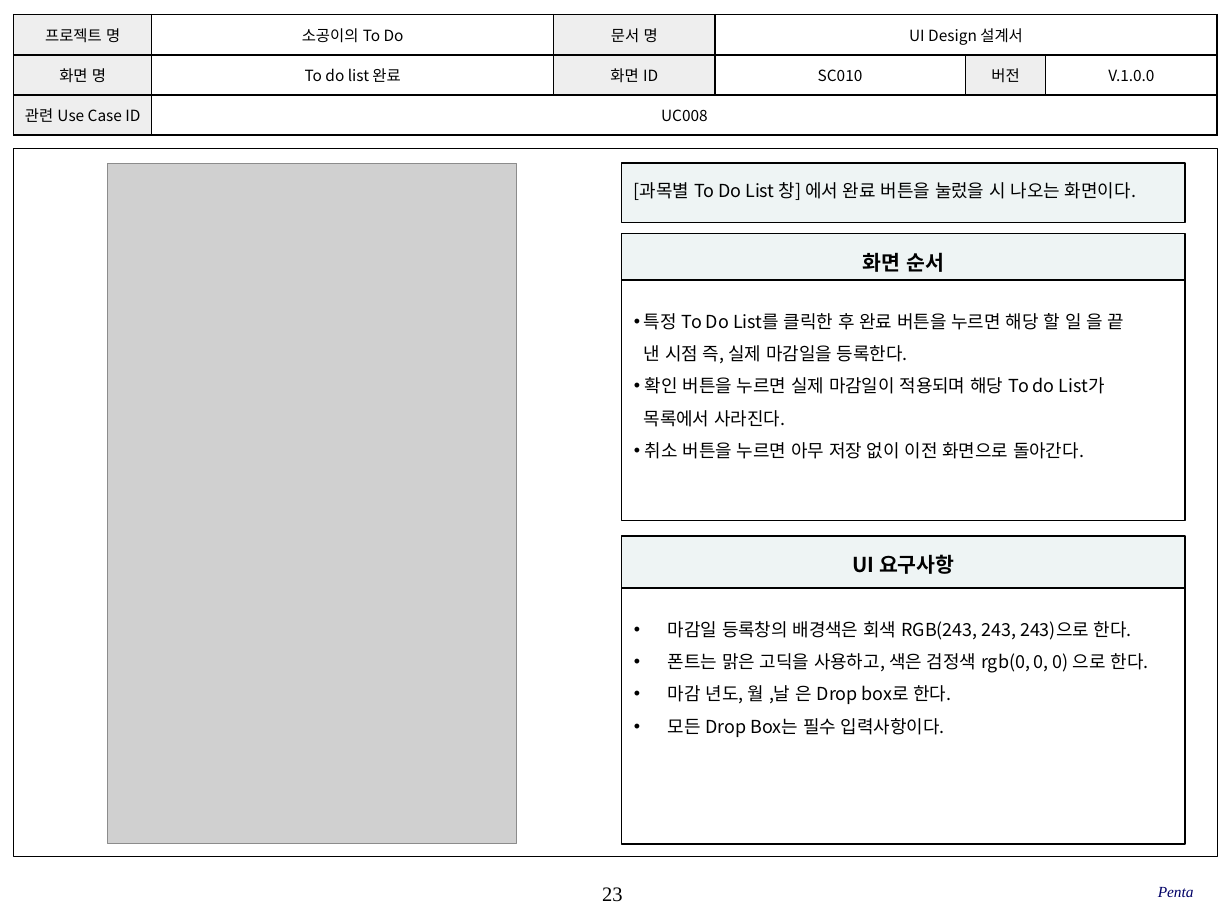
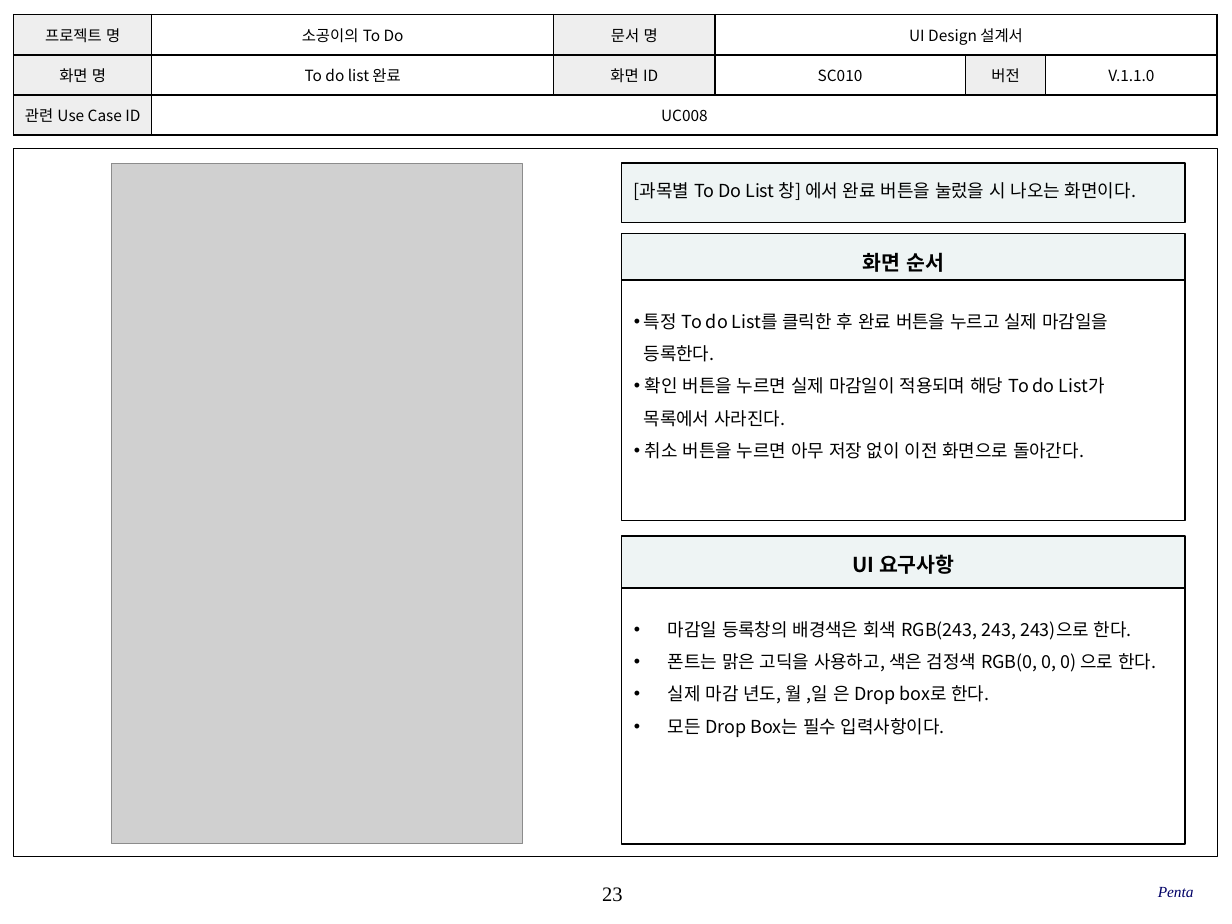
Before and after one commit to SE-admin/SE2017_5_mixharmony, a slide deck: slide 23 of doc/3_ 설계서/UI Design_05_penta.pptx. Drawn at 1232x924 pixels with LibreOffice and Linux fonts; fonts in the diff are those of the drawing; grey boxes stand for pictures; background and template pictures are left out. Boxes give left, top, right and bottom in pixels: in the first picture for what was removed or moved away, otherwise in the second. Text is boxed around its words. In the diff, an @@ line names an element or a change of style, - is before the commit and + after.

```diff
--- a/doc/3_ 설계서/UI Design_05_penta.pptx
+++ b/doc/3_ 설계서/UI Design_05_penta.pptx
@@ table at (x1=14, y1=15, x2=1216, y2=136) @@
-row 2, column 6: V.1.0.0
+row 2, column 6: V.1.1.0
@@ picture moved from (x1=107, y1=163, x2=516, y2=843) to (x1=112, y1=163, x2=524, y2=843) @@
@@ text in rectangle at (x1=644, y1=313, x2=1108, y2=362): text changed @@
-• 특정 To Do List를 클릭한 후 완료 버튼을 누르면 해당 할 일 을 끝
-낸 시점 즉, 실제 마감일을 등록한다.
+• 특정 To do List를 클릭한 후 완료 버튼을 누르고 실제 마감일을
+등록한다.
@@ text in rectangle at (x1=668, y1=653, x2=1156, y2=704): text changed @@
-• 폰트는 맑은 고딕을 사용하고, 색은 검정색 rgb(0, 0, 0) 으로 한다.
-• 마감 년도, 월 ,날 은 Drop box로 한다.
+• 폰트는 맑은 고딕을 사용하고, 색은 검정색 RGB(0, 0, 0) 으로 한다.
+• 실제 마감 년도, 월 ,일 은 Drop box로 한다.
```
Also in this commit, not shown: 32 other slides changed, 4 slides added.
